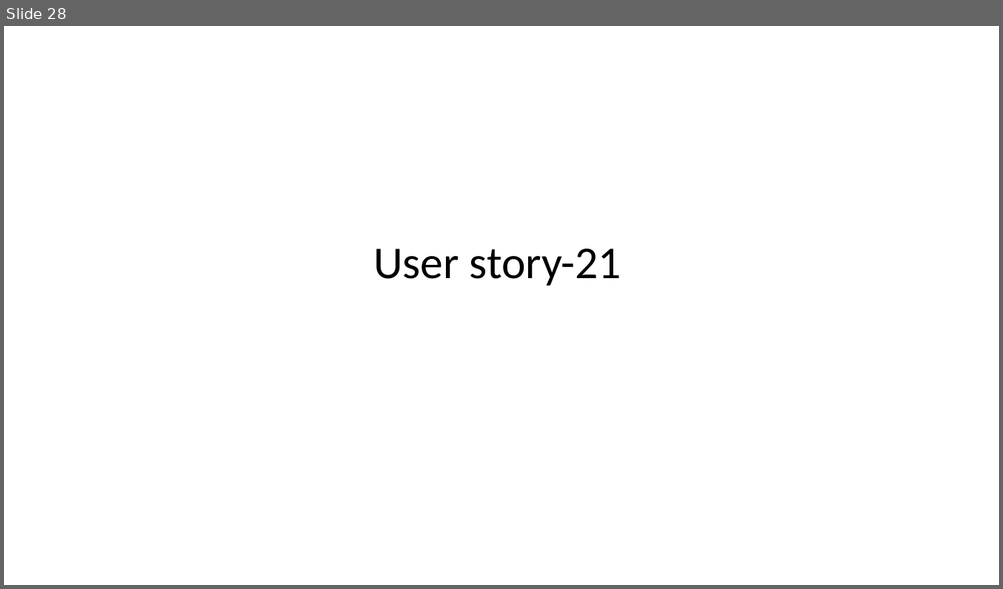
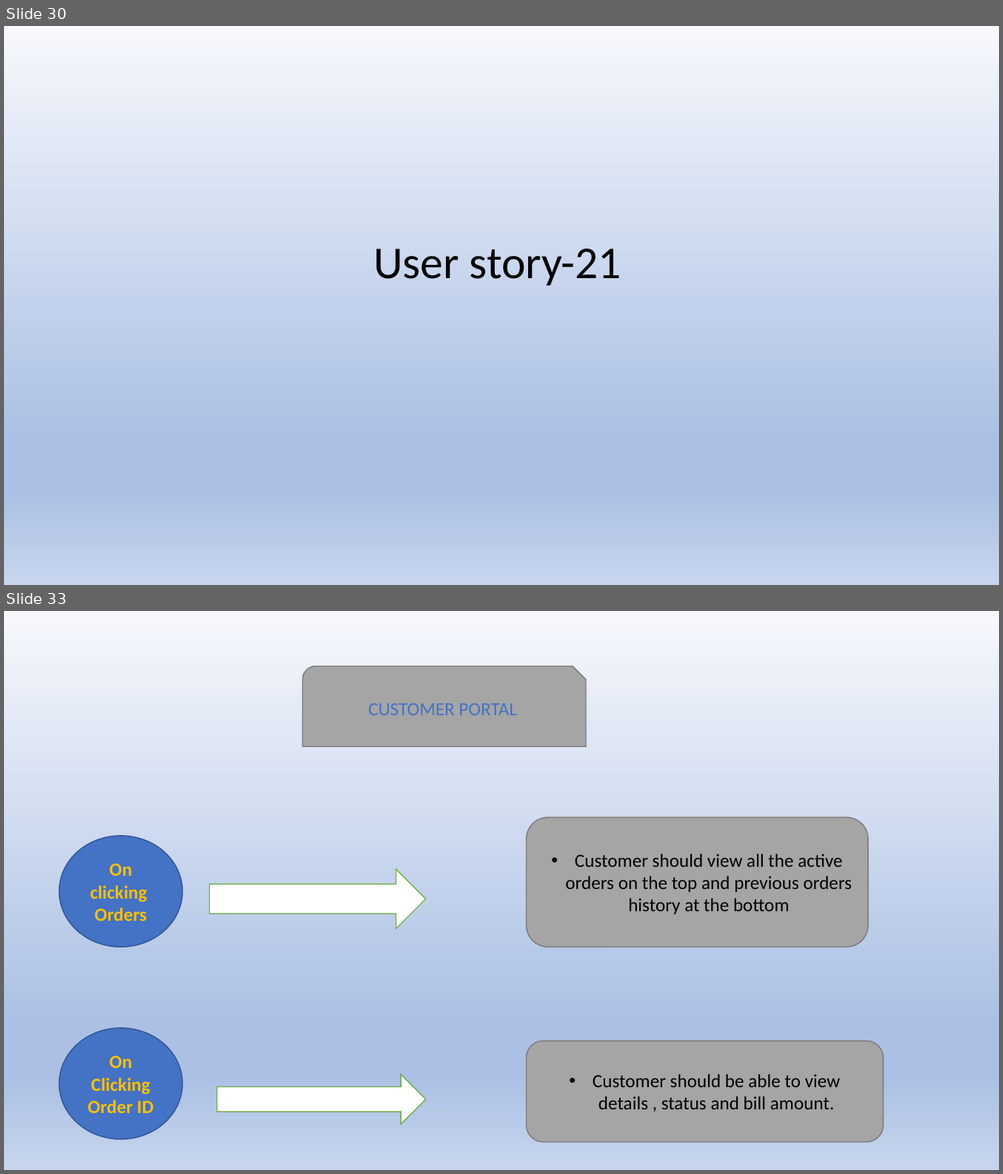
Before and after one commit to revati1628/Tailoring-store, a slide deck: Online Tailoring Store.pptx. Shown one above the other, each under a label of ours: slide 28 before the commit, slides 30 and 33 after it; the slides between them are not shown. The pictures are 1003x589 and 1003x1174 pixels, drawn with LibreOffice and Linux fonts; fonts in the diff are those of the drawing. Boxes give left, top, right and bottom in pixels: in the first picture for what was removed or moved away, otherwise in the second. Text is boxed around its words. In the diff, an @@ line names an element or a change of style, - is before the commit and + after.

```diff
--- a/Online Tailoring Store.pptx
+++ b/Online Tailoring Store.pptx
@@ slide 33 added at (4, 611, 999, 1170), background gradient #F6F8FC to #ABC0E4 to #C7D5ED @@
@@ snip round rect added at (302, 667, 586, 747), fill #A5A5A5, outline #7A7A7A 1 pt, 18 pt, text #4472C4 @@
+CUSTOMER PORTAL
@@ rounded rectangle added at (526, 817, 868, 948), fill #A5A5A5, outline #7A7A7A 1 pt, 18 pt, text #000000 @@
+• Customer should view all the active orders on the top and previous orders history at the bottom
@@ ellipse added at (60, 835, 182, 947), fill #4472C4, outline #325491 1 pt, 18 pt, text #FFC000, bold @@
+On clicking
+Orders
@@ right arrow added at (209, 869, 426, 929), fill #FFFFFF, outline #70AD47 1 pt @@
@@ ellipse added at (60, 1028, 182, 1139), fill #4472C4, outline #325491 1 pt, 18 pt, text #FFC000, bold @@
+On Clicking
+Order ID
@@ rounded rectangle added at (526, 1042, 883, 1143), fill #A5A5A5, outline #7A7A7A 1 pt, 18 pt, text #000000 @@
+• Customer should be able to view details , status and bill amount.
@@ right arrow added at (217, 1075, 427, 1125), fill #FFFFFF, outline #70AD47 1 pt @@
@@ what was slide 28 is now slide 30 @@
@@ slide 30 changed as well @@
@@ background #FFFFFF to gradient #F6F8FC to #ABC0E4 to #C7D5ED @@
```
Also in this commit, not shown: 26 other slides changed, 11 other slides added, 2 slides removed.
